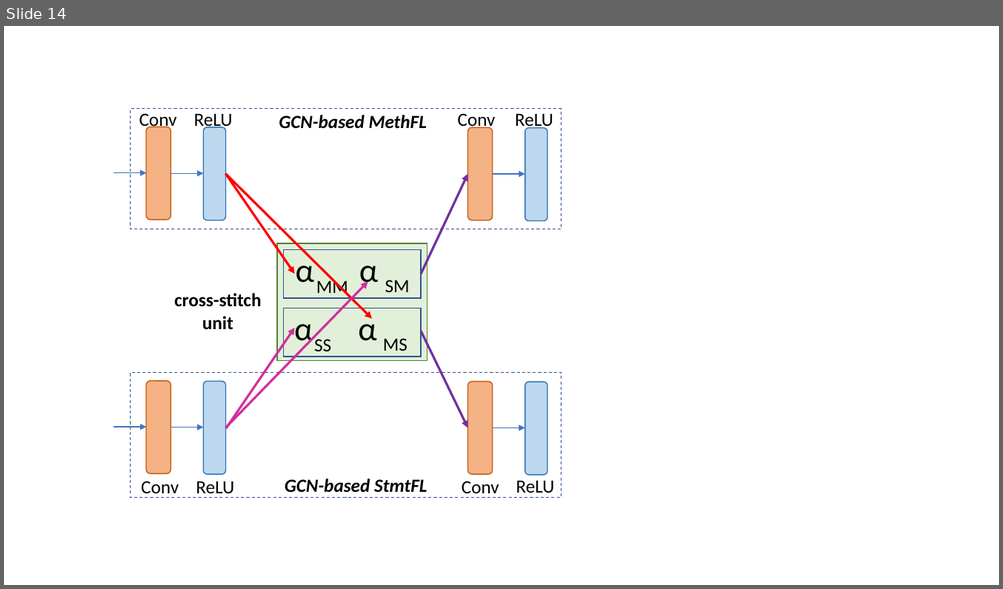
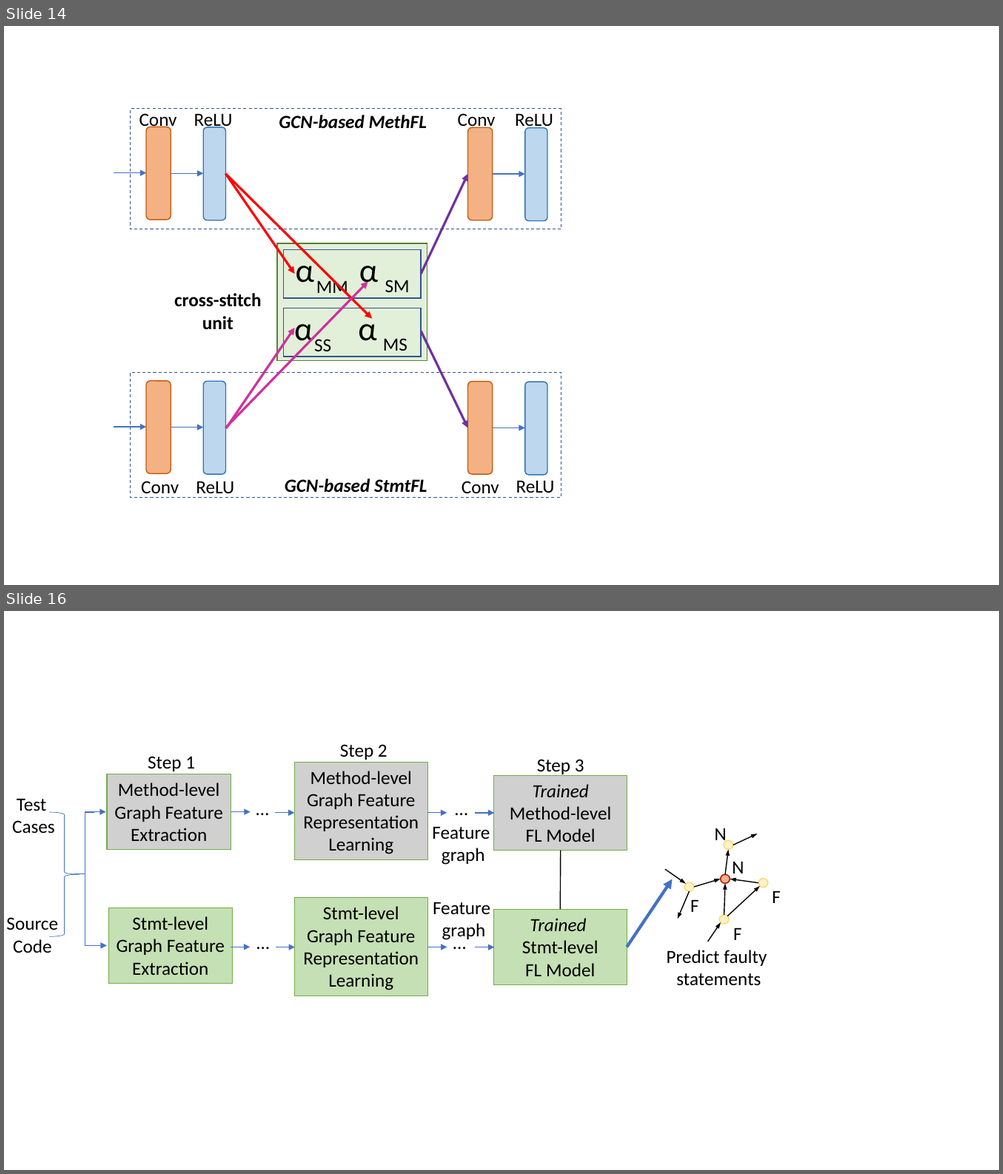
Before and after one commit to tien-n-nguyen/fixlocator, a slide deck: Figures.pptx. Shown one above the other, each under a label of ours: slide 14 before the commit, slides 14 and 16 after it; the slides between them are not shown. The pictures are 1003x589 and 1003x1174 pixels, drawn with LibreOffice and Linux fonts; fonts in the diff are those of the drawing; grey boxes stand for pictures. Boxes give left, top, right and bottom in pixels: in the first picture for what was removed or moved away, otherwise in the second. Text is boxed around its words. In the diff, an @@ line names an element or a change of style, - is before the commit and + after.

```diff
--- a/Figures.pptx
+++ b/Figures.pptx
@@ slide 16 added at (4, 611, 999, 1170), background #FFFFFF @@
@@ text added at (148, 756, 195, 772), 18 pt, text #000000 @@
+Step 1
@@ text added at (340, 744, 387, 760), 18 pt, text #000000 @@
+Step 2
@@ text added at (537, 759, 584, 777), 18 pt, text #000000 @@
+Step 3
@@ text added at (447, 793, 475, 823), 18 pt, text #000000 @@
+…
@@ text added at (432, 826, 489, 865), 18 pt, text #000000 @@
+Feature
+graph
@@ text added at (432, 902, 490, 940), 18 pt, text #000000 @@
+Feature
+graph
@@ text added at (446, 927, 474, 957), 18 pt, text #000000 @@
+…
@@ group added at (6, 762, 780, 996): 18 arrows, 10 texts, 5 ellipses, 3 pictures, 3 rectangles, 2 elbow arrows, 1 right brace, 1 line @@
+Test
+Cases
+Source
+Code
+Method-level
+Graph Feature Extraction
+Stmt-level
+Graph Feature Extraction
+Method-level
+Graph Feature Representation Learning
+Stmt-level
+Graph Feature Representation Learning
+Trained Method-level
+FL Model
+Trained
+Stmt-level
+FL Model
+N
+F
+N
+F
+F
+…
+…
+Predict faulty
+statements
```
Also in this commit, not shown: 1 other slide added, 5 other files.
